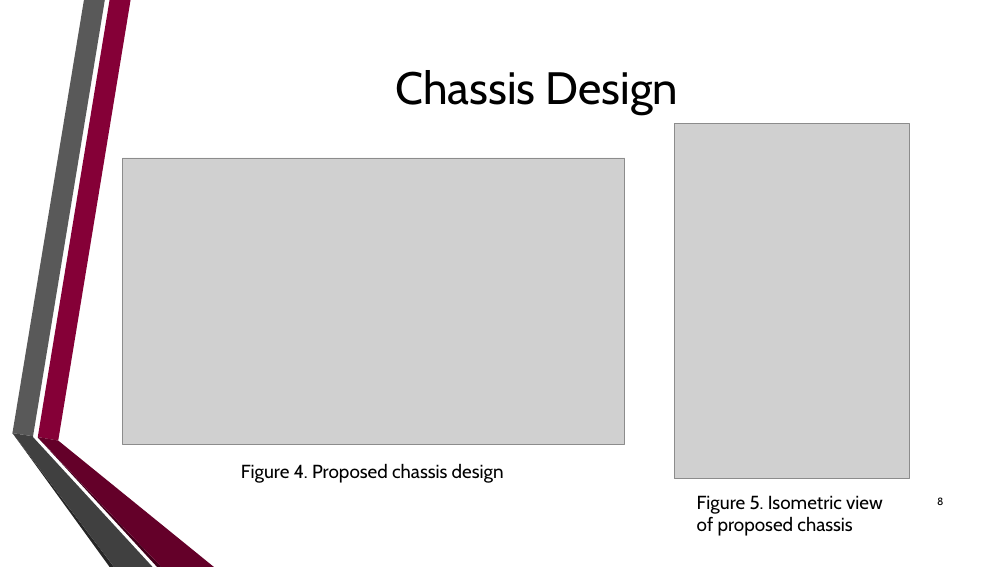
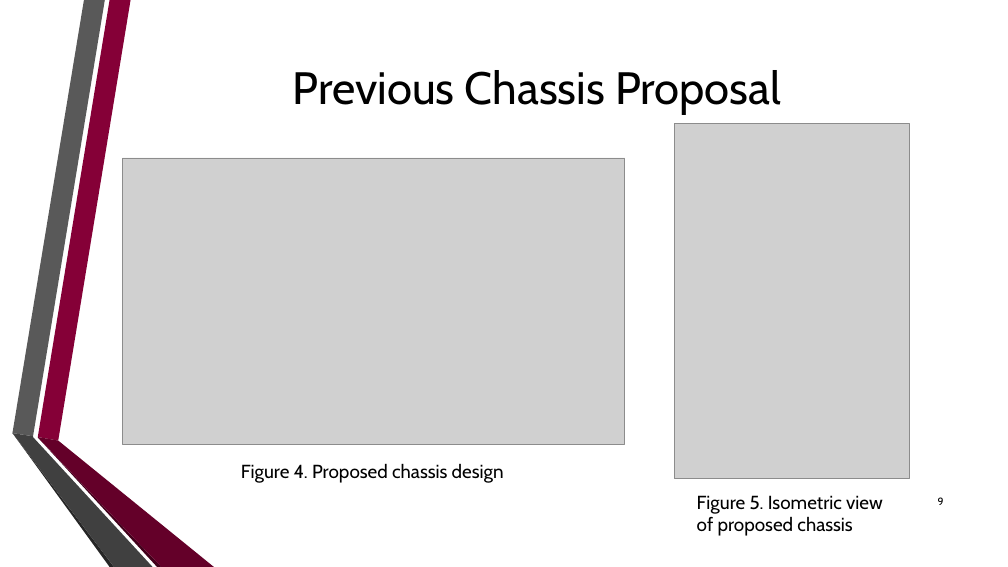
Before and after one commit to dan-olsen/SeniorDesign, a slide deck: slide 9 of Presentations/DesignPres/DesignPres-75.pptx (slide 8 before the commit). Drawn at 1008x567 pixels with LibreOffice and Linux fonts; fonts in the diff are those of the drawing; grey boxes stand for pictures; background and template pictures are left out. Boxes give left, top, right and bottom in pixels: in the first picture for what was removed or moved away, otherwise in the second. Text is boxed around its words. In the diff, an @@ line names an element or a change of style, - is before the commit and + after.

```diff
--- a/Presentations/DesignPres/DesignPres-75.pptx
+++ b/Presentations/DesignPres/DesignPres-75.pptx
@@ title at (293,70,781,114): text changed @@
-Chassis Design
+Previous Chassis Proposal
@@ page number at (938,497,944,505): text changed @@
-8
+9
```
Also in this commit, not shown: 1 slide added.
